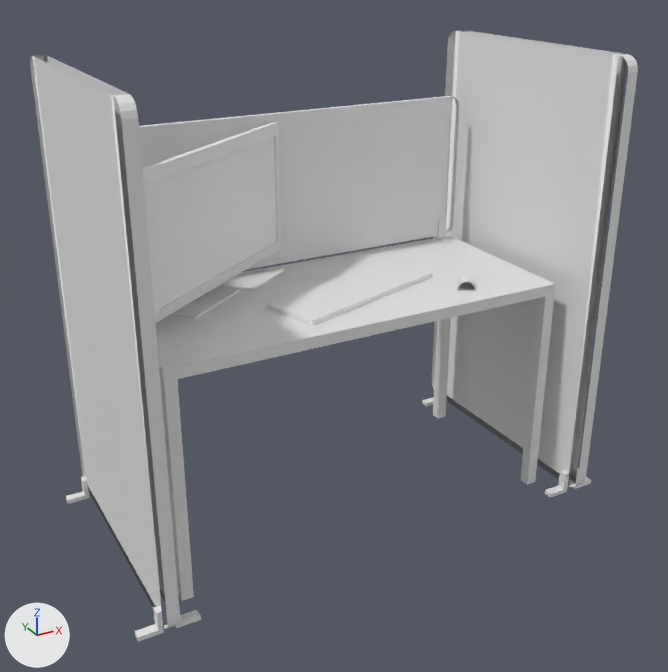
Two versions of the FBX model Assets/Models/Props/Desk.fbx, one commit apart.
Before and after are seen from a camera (50 mm lens) standing at (-0.898, -1.841, 1.223) and looking at (-0.013, -0.233, 0.419). Every picture has the same lights, and +X, +Y and +Z are marked at lower left.
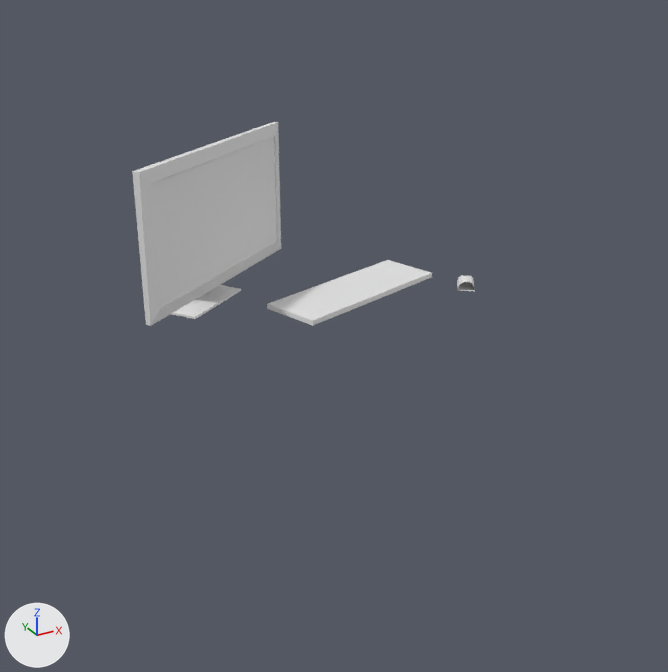
The newer file is also turned or shifted as a whole; pictures and numbers use the older file's frame.

Changed parts and their boxes [x1, y1, x2, y2] in the pictures (668 x 672 px):
'Cube.004', deleted: before [422, 30, 638, 497]
'Cube.005', deleted: before [30, 55, 201, 642]
'Cube.002', deleted: before [155, 236, 555, 601]
'Cube.001', deleted: before [139, 96, 459, 269]

What changed in the scene script:
```text
Remove ob_cube_001:
    ob_cube_001 = bpy.data.objects.new('Cube.001', me_cube_007)
    ob_cube_001.location = (0.0, 0.0, 0.0)
Remove ob_cube_002:
    ob_cube_002 = bpy.data.objects.new('Cube.002', me_cube_003)
    ob_cube_002.location = (0.0, 0.0, 0.0)
Remove ob_cube_005:
    ob_cube_005 = bpy.data.objects.new('Cube.005', me_cube_008)
    ob_cube_005.location = (0.0, 0.0, 0.0)
Remove ob_cube_004:
    ob_cube_004 = bpy.data.objects.new('Cube.004', me_cube_006)
    ob_cube_004.location = (0.0, 0.0, 0.0)
```
